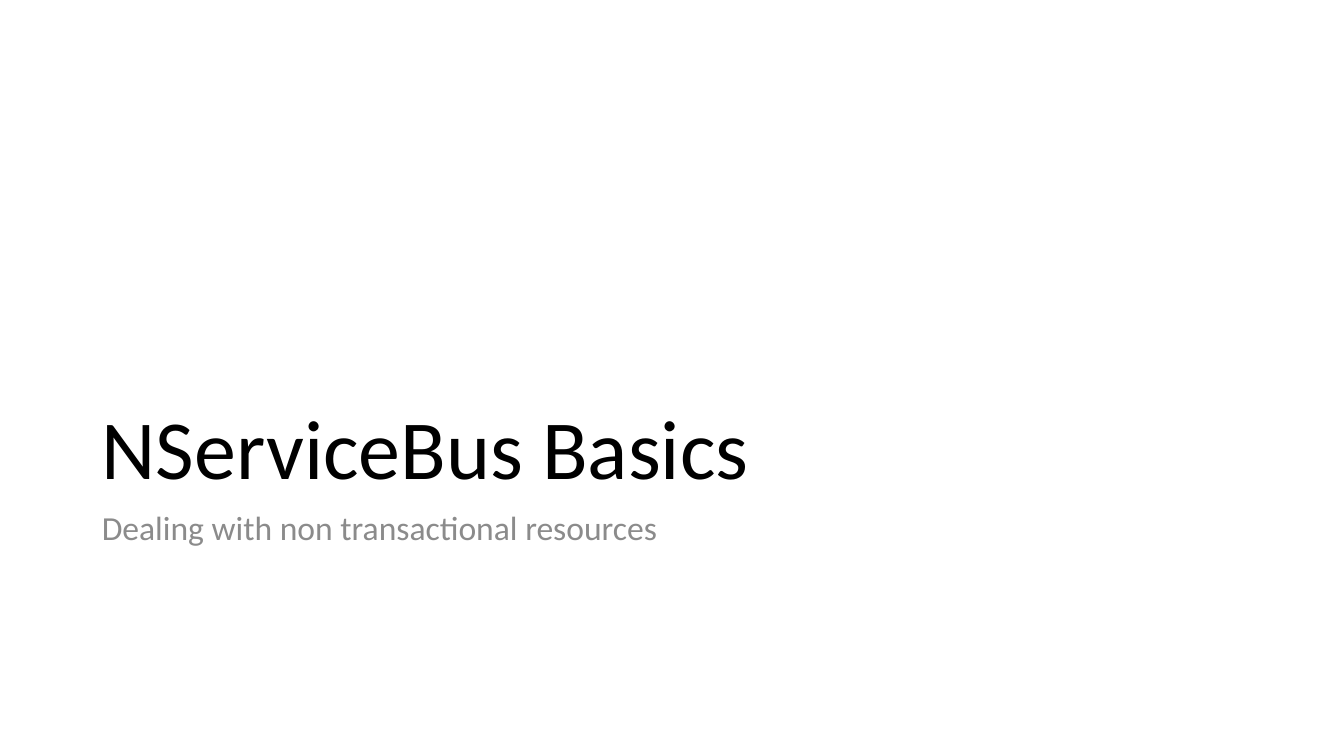
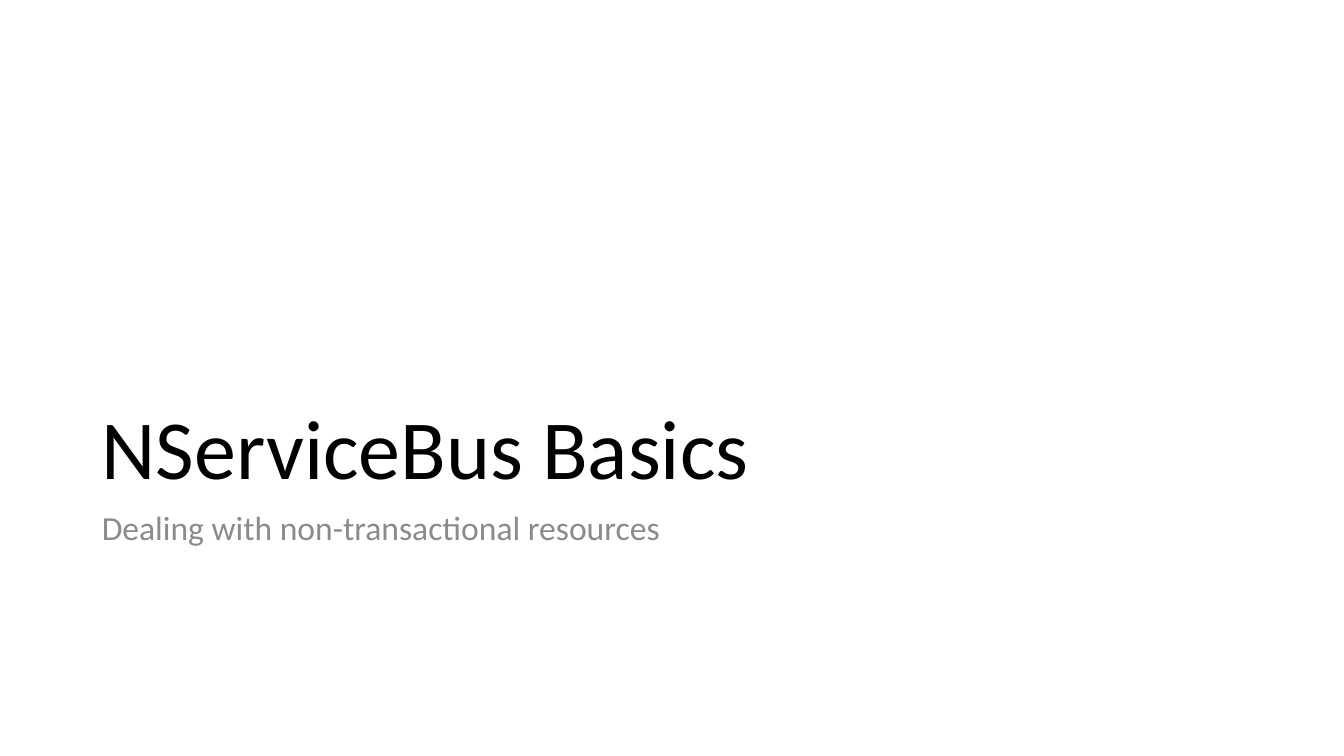
Before and after one commit to Particular/SagaMasterClass, a slide deck: slide 34 of SagaMasterClass.pptx. Drawn at 1344x756 pixels with LibreOffice and Linux fonts; fonts in the diff are those of the drawing. Boxes give left, top, right and bottom in pixels: in the first picture for what was removed or moved away, otherwise in the second. Text is boxed around its words. In the diff, an @@ line names an element or a change of style, - is before the commit and + after.

```diff
--- a/SagaMasterClass.pptx
+++ b/SagaMasterClass.pptx
@@ text at <box>102,516,660,546</box>: text changed @@
-Dealing with non transactional resources
+Dealing with non-transactional resources
```
Also in this commit, not shown: 5 other slides changed.
